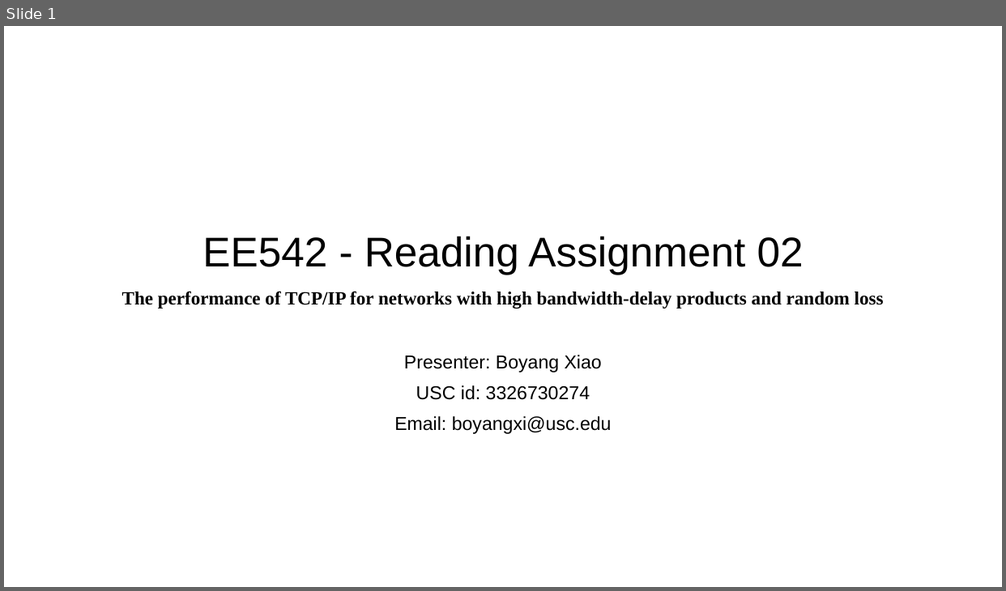
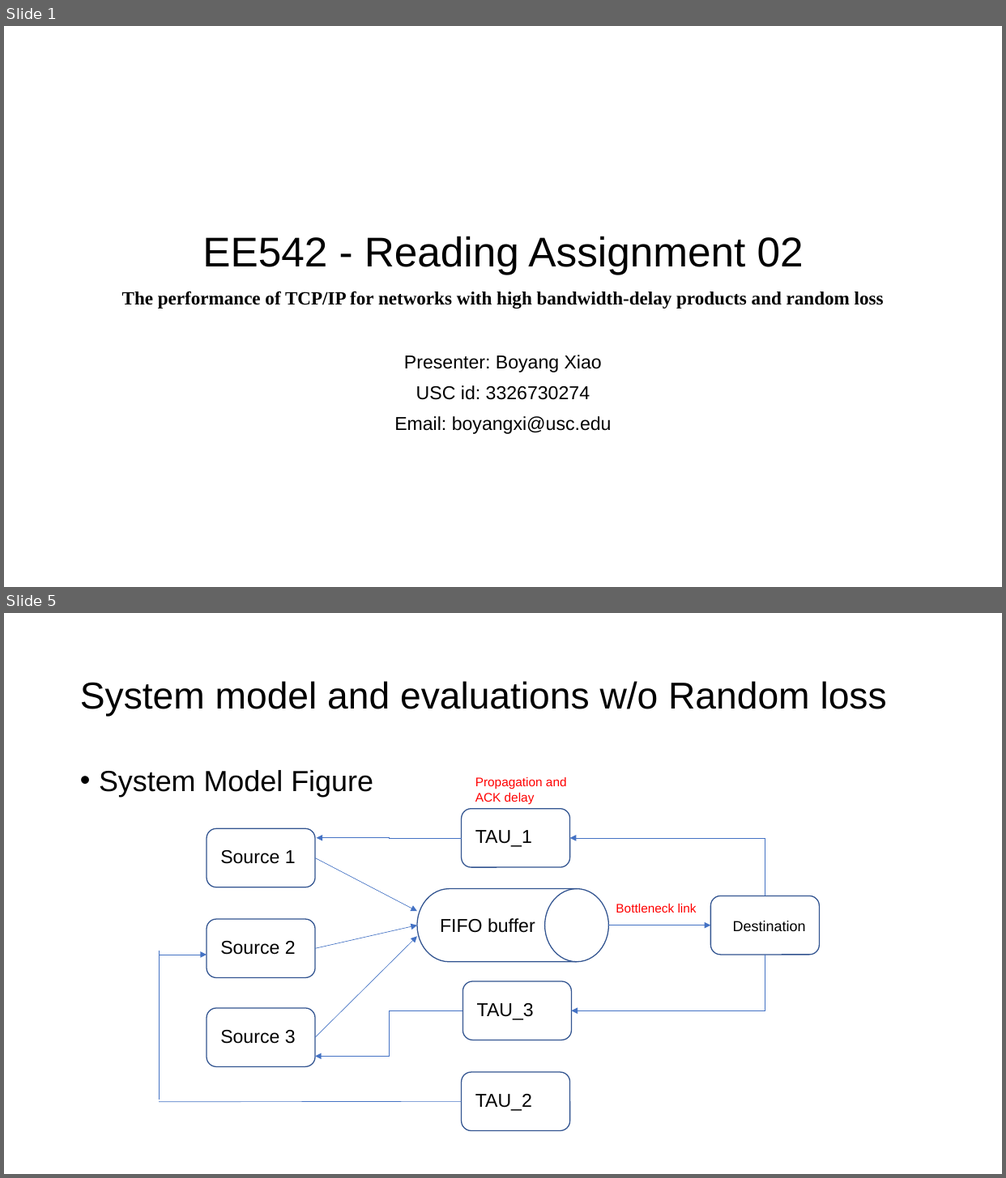
Before and after one commit to SeanXiaoby/ee542_projects, a slide deck: Reading Assignments/02/Reading-02-Boyang Xiao.pptx. Shown one above the other, each under a label of ours: slide 1 before the commit, slides 1 and 5 after it; the slides between them are not shown. The pictures are 1006x591 and 1006x1178 pixels, drawn with LibreOffice and Linux fonts; fonts in the diff are those of the drawing. Boxes give left, top, right and bottom in pixels: in the first picture for what was removed or moved away, otherwise in the second. Text is boxed around its words. In the diff, an @@ line names an element or a change of style, - is before the commit and + after.

```diff
--- a/Reading Assignments/02/Reading-02-Boyang Xiao.pptx
+++ b/Reading Assignments/02/Reading-02-Boyang Xiao.pptx
@@ slide 5 added at (4,613,1002,1174), background #FFFFFF @@
@@ title added at (80,681,887,717), 36 pt, text #000000 @@
+System model and evaluations w/o Random loss
@@ text added at (99,770,373,797), 28 pt, text #000000 @@
+• System Model Figure
@@ text added at (475,777,567,804), 12 pt, text #FF0000 @@
+Propagation and ACK delay
@@ rounded rectangle added at (206,828,315,887), outline #325491 1 pt @@
@@ rounded rectangle added at (462,809,570,867), outline #325491 1 pt @@
@@ text added at (475,830,532,847), 18 pt, text #000000 @@
+TAU_1
@@ text added at (220,850,296,864), 18 pt, text #000000 @@
+Source 1
@@ elbow arrow added from (462, 838) to (316, 838), #4472C4 0.5 pt @@
@@ elbow arrow added from (765, 896) to (570, 838), #4472C4 0.5 pt @@
@@ arrow added from (315, 858) to (417, 912), #4472C4 0.5 pt @@
@@ flow chart magnetic drum added at (417,889,609,963), outline #325491 1 pt @@
@@ text added at (616,904,697,913), 12 pt, text #FF0000 @@
+Bottleneck link
@@ rounded rectangle added at (710,896,819,954), outline #325491 1 pt @@
@@ rounded rectangle added at (206,919,315,977), outline #325491 1 pt @@
@@ arrow added from (315, 948) to (417, 925), #4472C4 0.5 pt @@
@@ text added at (440,918,535,933), 18 pt, text #000000 @@
+FIFO buffer
@@ arrow added from (609, 925) to (710, 925), #4472C4 0.5 pt @@
@@ text added at (733,921,806,931), 14 pt, text #000000 @@
+Destination
@@ line added from (159, 1101) to (159, 952), #4472C4 0.5 pt @@
@@ text added at (220,941,296,955), 18 pt, text #000000 @@
+Source 2
@@ arrow added from (315, 1037) to (417, 936), #4472C4 0.5 pt @@
@@ arrow added from (159, 955) to (206, 955), #4472C4 0.5 pt @@
@@ elbow arrow added from (765, 955) to (572, 1012), #4472C4 0.5 pt @@
@@ rounded rectangle added at (463,982,572,1040), outline #325491 1 pt @@
@@ rounded rectangle added at (206,1008,315,1067), outline #325491 1 pt @@
@@ elbow arrow added from (463, 1012) to (315, 1056), #4472C4 0.5 pt @@
@@ text added at (477,1003,534,1020), 18 pt, text #000000 @@
+TAU_3
@@ text added at (220,1030,296,1044), 18 pt, text #000000 @@
+Source 3
@@ rounded rectangle added at (462,1072,570,1131), outline #325491 1 pt @@
@@ text added at (475,1094,532,1111), 18 pt, text #000000 @@
+TAU_2
@@ line added from (462, 1102) to (159, 1102), #4472C4 0.5 pt @@
```
Also in this commit, not shown: 1 slide changed, 6 other slides added, 1 slide removed.
